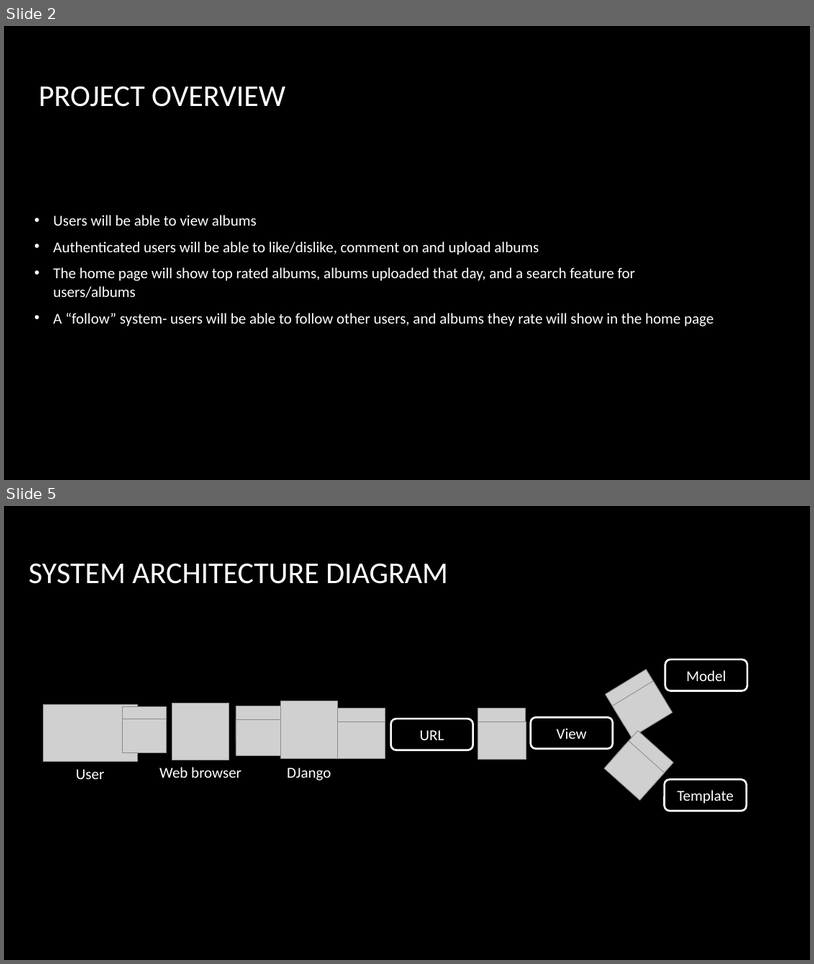
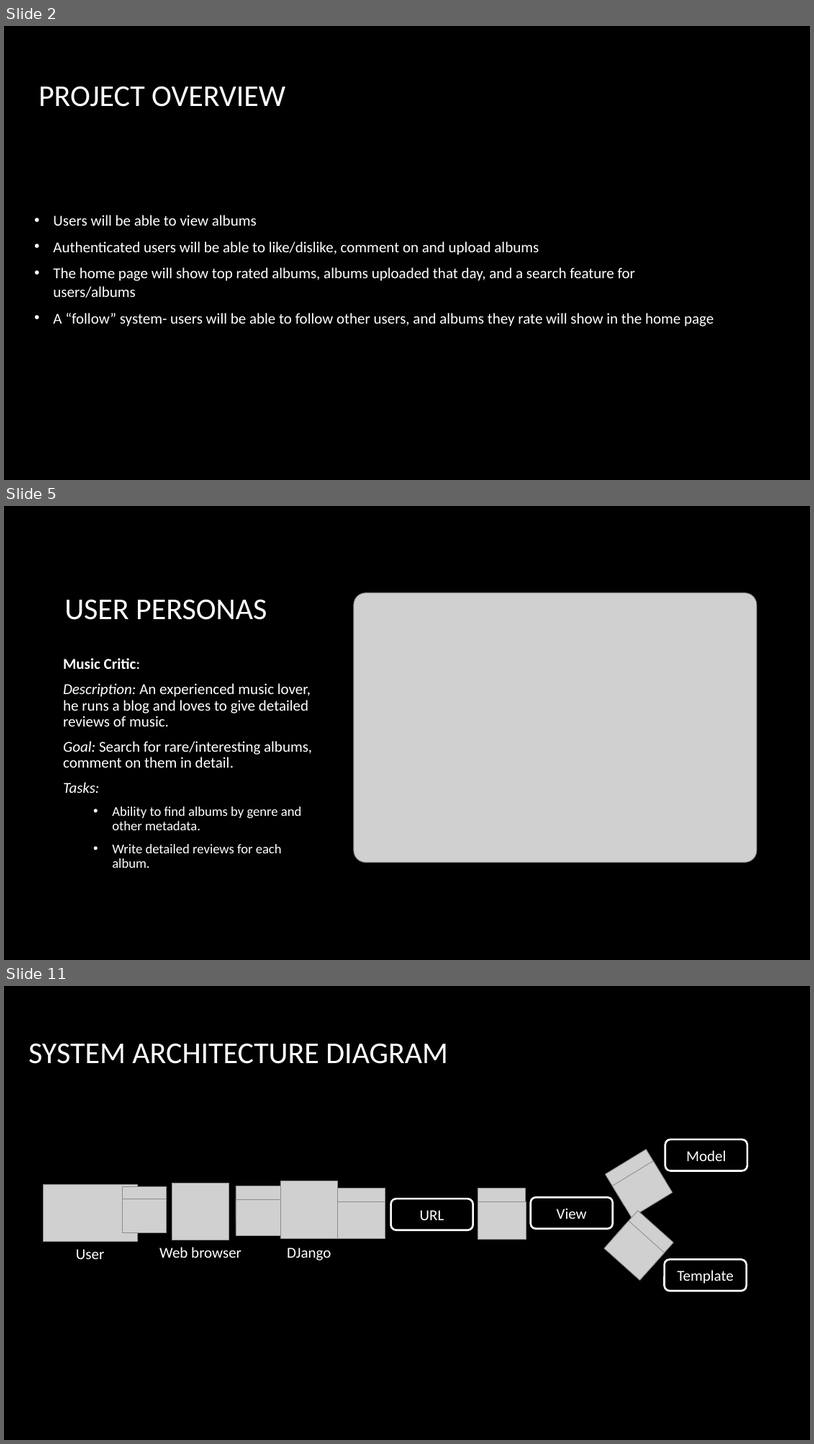
Before and after one commit to MalachyMcGinnity/WAD2GroupProject, a slide deck: WAD2 Group Project Design Spec.pptx. Shown one above the other, each under a label of ours: slides 2 and 5 before the commit, slides 2, 5 and 11 after it; the slides between them are not shown. The pictures are 814x964 and 814x1444 pixels, drawn with LibreOffice and Linux fonts; fonts in the diff are those of the drawing; grey boxes stand for pictures; background and template pictures are left out. Boxes give left, top, right and bottom in pixels: in the first picture for what was removed or moved away, otherwise in the second. Text is boxed around its words. In the diff, an @@ line names an element or a change of style, - is before the commit and + after.

```diff
--- a/WAD2 Group Project Design Spec.pptx
+++ b/WAD2 Group Project Design Spec.pptx
@@ slide 5 added at box(4, 506, 810, 960), background picture (left out) @@
@@ title added at box(64, 599, 267, 620), 36 pt, text #FFFFFF @@
+USER PERSONAS
@@ picture added at box(354, 593, 757, 862) @@
@@ text added at box(63, 658, 312, 867), 18 pt, text #FFFFFF @@
+Music Critic:
+Description: An experienced music lover, he runs a blog and loves to give detailed reviews of music.
+Goal: Search for rare/interesting albums, comment on them in detail.
+Tasks:
+  • Ability to find albums by genre and other metadata.
+  • Write detailed reviews for each album.
@@ what was slide 5 is now slide 11 @@
```
Also in this commit, not shown: 3 slides changed, 5 other slides added.
